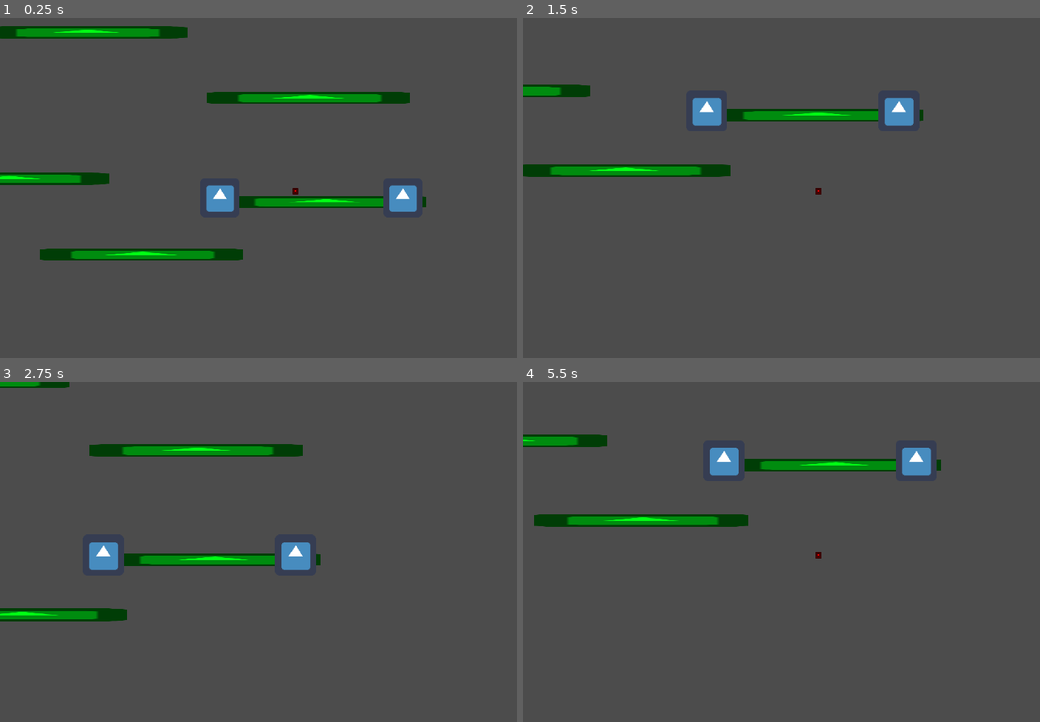
Above: before the commit, frames 1-4 (two rows, left to right).
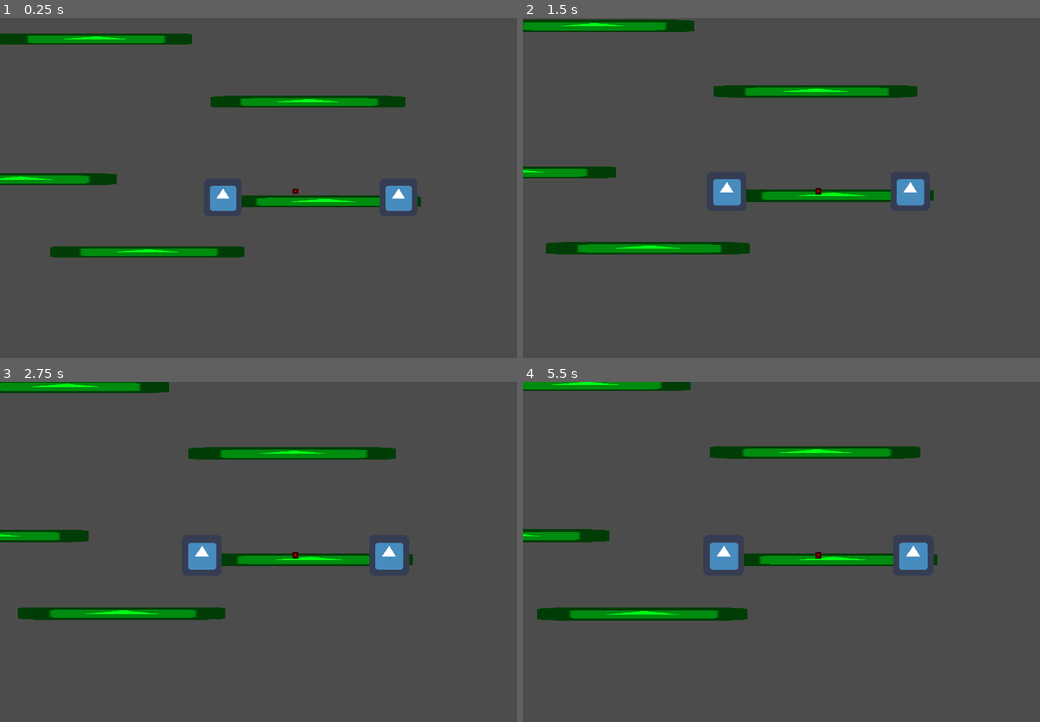
Above: after the commit, the same moments.

Repository: alessioC42/GamesTalenteGandalf
Game: Godot game, scene res://game/game.tscn
Two runs of this game, one before a commit and one after it. Both use one fixed random seed, a clock stepped at 60 frames per second and the inputs below. This scene is started directly instead of the project's main scene. The engine's default icon, where the game draws it, is replaced by a stand-in: a white triangle on a blue panel in a dark square.
Inputs:
- Up to frame 1 (0.25 s): no input
- Up to frame 2 (1.5 s): hold Right (ui_right) 0.53-1.28 s; hold Down (ui_down) from 1.28 s (still down)
- Up to frame 3 (2.75 s): release Down (ui_down) at 2.03 s; hold Right (ui_right) from 2.03 s (still down)
- Up to frame 4 (5.5 s): release Right (ui_right) at 2.78 s; hold Up (ui_up) 2.78-3.53 s; hold Left (ui_left) 3.53-5.03 s; hold Down (ui_down) from 5.03 s (still down)

The runs differ from the first frame. In frame 1, 5.2% of the frame differs, in the area x 0-83%, y 2-72%; in frame 2, 9.9%; in frame 3, 8.0%; in frame 4, 10%, in the area x 0-81%, y 0-71%.

Commit message:
cam hotfix

Diff:
--- a/client/game/cam.gd
+++ b/client/game/cam.gd
@@ -1,8 +1,8 @@
 extends Camera2D
 
 const SMOOTHNESS = 0.14
-const ZOOM_SMOOTHNESS = 0.05
-const SAFETY_MARGIN = 128 # Set to smth higher than player sprite size, extends the cameras view
+const ZOOM_SMOOTHNESS = 0.01
+const SAFETY_MARGIN = 256 # Set to smth higher than player sprite size, extends the cameras view
 const ZOOM_MIN = 0.9
 const ZOOM_MAX = 10.0
 
--- a/client/menue/mainmenue.tscn
+++ b/client/menue/mainmenue.tscn
@@ -20,7 +20,9 @@
 text = "create lobby"
 flat = false
 
-[node name="lobbyCodeLabel" type="Label" parent="Control" groups=["lobbyCodeLabel"]]
+[node name="lobbyCodeLabel" type="Label" parent="Control" groups=[
+"lobbyCodeLabel",
+]]
 margin_top = 148.0
 margin_right = 1024.0
 margin_bottom = 192.0
@@ -54,7 +56,6 @@
 align = 1
 valign = 1
 autowrap = true
-
 [connection signal="pressed" from="Control/createLobbyButton" to="Control" method="_on_createLobbyButton_pressed"]
 [connection signal="focus_exited" from="Control/lobbyEntry" to="Control" method="_on_lobbyEntry_focus_exited"]
 [connection signal="pressed" from="Control/joinLobbyButton" to="Control" method="_on_joinLobbyButton_pressed"]
--- a/client/project.godot
+++ b/client/project.godot
@@ -10,6 +10,7 @@
 
 _global_script_classes=[  ]
 _global_script_class_icons={
+
 }
 
 [application]
@@ -39,30 +40,30 @@
 
 ui_left={
 "deadzone": 0.5,
-"events": [ Object(InputEventKey,"resource_local_to_scene":false,"resource_name":"","device":0,"alt":false,"shift":false,"control":false,"meta":false,"command":false,"pressed":false,"scancode":16777231,"physical_scancode":0,"unicode":0,"echo":false,"script":null)
+"events": [ Object(InputEventKey,"resource_local_to_scene":false,"resource_name":"","device":0,"alt":false,"shift":false,"control":false,"meta":false,"command":false,"pressed":false,"scancode":16777231,"unicode":0,"echo":false,"script":null)
 , Object(InputEventJoypadButton,"resource_local_to_scene":false,"resource_name":"","device":0,"button_index":14,"pressure":0.0,"pressed":false,"script":null)
-, Object(InputEventKey,"resource_local_to_scene":false,"resource_name":"","device":0,"alt":false,"shift":false,"control":false,"meta":false,"command":false,"pressed":false,"scancode":65,"physical_scancode":0,"unicode":0,"echo":false,"script":null)
+, Object(InputEventKey,"resource_local_to_scene":false,"resource_name":"","device":0,"alt":false,"shift":false,"control":false,"meta":false,"command":false,"pressed":false,"scancode":65,"unicode":0,"echo":false,"script":null)
  ]
 }
 ui_right={
 "deadzone": 0.5,
-"events": [ Object(InputEventKey,"resource_local_to_scene":false,"resource_name":"","device":0,"alt":false,"shift":false,"control":false,"meta":false,"command":false,"pressed":false,"scancode":16777233,"physical_scancode":0,"unicode":0,"echo":false,"script":null)
+"events": [ Object(InputEventKey,"resource_local_to_scene":false,"resource_name":"","device":0,"alt":false,"shift":false,"control":false,"meta":false,"command":false,"pressed":false,"scancode":16777233,"unicode":0,"echo":false,"script":null)
 , Object(InputEventJoypadButton,"resource_local_to_scene":false,"resource_name":"","device":0,"button_index":15,"pressure":0.0,"pressed":false,"script":null)
-, Object(InputEventKey,"resource_local_to_scene":false,"resource_name":"","device":0,"alt":false,"shift":false,"control":false,"meta":false,"command":false,"pressed":false,"scancode":68,"physical_scancode":0,"unicode":0,"echo":false,"script":null)
+, Object(InputEventKey,"resource_local_to_scene":false,"resource_name":"","device":0,"alt":false,"shift":false,"control":false,"meta":false,"command":false,"pressed":false,"scancode":68,"unicode":0,"echo":false,"script":null)
  ]
 }
 ui_up={
 "deadzone": 0.5,
-"events": [ Object(InputEventKey,"resource_local_to_scene":false,"resource_name":"","device":0,"alt":false,"shift":false,"control":false,"meta":false,"command":false,"pressed":false,"scancode":16777232,"physical_scancode":0,"unicode":0,"echo":false,"script":null)
+"events": [ Object(InputEventKey,"resource_local_to_scene":false,"resource_name":"","device":0,"alt":false,"shift":false,"control":false,"meta":false,"command":false,"pressed":false,"scancode":16777232,"unicode":0,"echo":false,"script":null)
 , Object(InputEventJoypadButton,"resource_local_to_scene":false,"resource_name":"","device":0,"button_index":12,"pressure":0.0,"pressed":false,"script":null)
-, Object(InputEventKey,"resource_local_to_scene":false,"resource_name":"","device":0,"alt":false,"shift":false,"control":false,"meta":false,"command":false,"pressed":false,"scancode":87,"physical_scancode":0,"unicode":0,"echo":false,"script":null)
+, Object(InputEventKey,"resource_local_to_scene":false,"resource_name":"","device":0,"alt":false,"shift":false,"control":false,"meta":false,"command":false,"pressed":false,"scancode":87,"unicode":0,"echo":false,"script":null)
  ]
 }
 ui_down={
 "deadzone": 0.5,
-"events": [ Object(InputEventKey,"resource_local_to_scene":false,"resource_name":"","device":0,"alt":false,"shift":false,"control":false,"meta":false,"command":false,"pressed":false,"scancode":16777234,"physical_scancode":0,"unicode":0,"echo":false,"script":null)
+"events": [ Object(InputEventKey,"resource_local_to_scene":false,"resource_name":"","device":0,"alt":false,"shift":false,"control":false,"meta":false,"command":false,"pressed":false,"scancode":16777234,"unicode":0,"echo":false,"script":null)
 , Object(InputEventJoypadButton,"resource_local_to_scene":false,"resource_name":"","device":0,"button_index":13,"pressure":0.0,"pressed":false,"script":null)
-, Object(InputEventKey,"resource_local_to_scene":false,"resource_name":"","device":0,"alt":false,"shift":false,"control":false,"meta":false,"command":false,"pressed":false,"scancode":83,"physical_scancode":0,"unicode":0,"echo":false,"script":null)
+, Object(InputEventKey,"resource_local_to_scene":false,"resource_name":"","device":0,"alt":false,"shift":false,"control":false,"meta":false,"command":false,"pressed":false,"scancode":83,"unicode":0,"echo":false,"script":null)
  ]
 }
 
--- a/client/scripts/global.gd
+++ b/client/scripts/global.gd
@@ -9,7 +9,9 @@
 var speed = 300
 
 func get_position_self_as_vec2():
-	return Vector2(position_self["x"], position_self["y"])
+	var player = get_tree().get_nodes_in_group("player")[0]
+	return Vector2(player.position.x, player.position.y)
 
 func get_position_mate_as_vec2():
-	return Vector2(position_mate["x"], position_mate["y"])
+	var mate = get_tree().get_nodes_in_group("mate")[0]
+	return Vector2(mate.position.x, mate.position.y)
Not shown, changed: server/index.js
